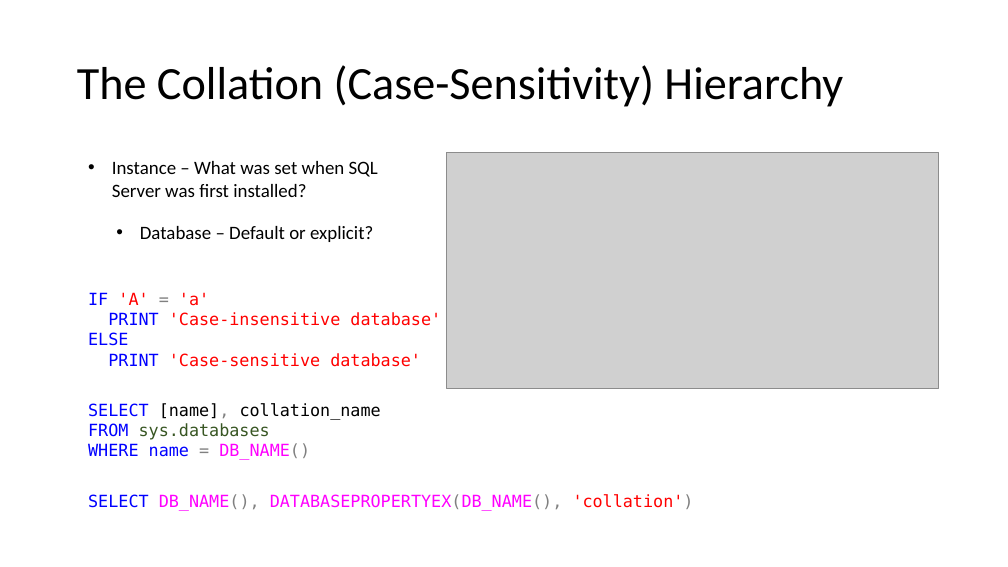
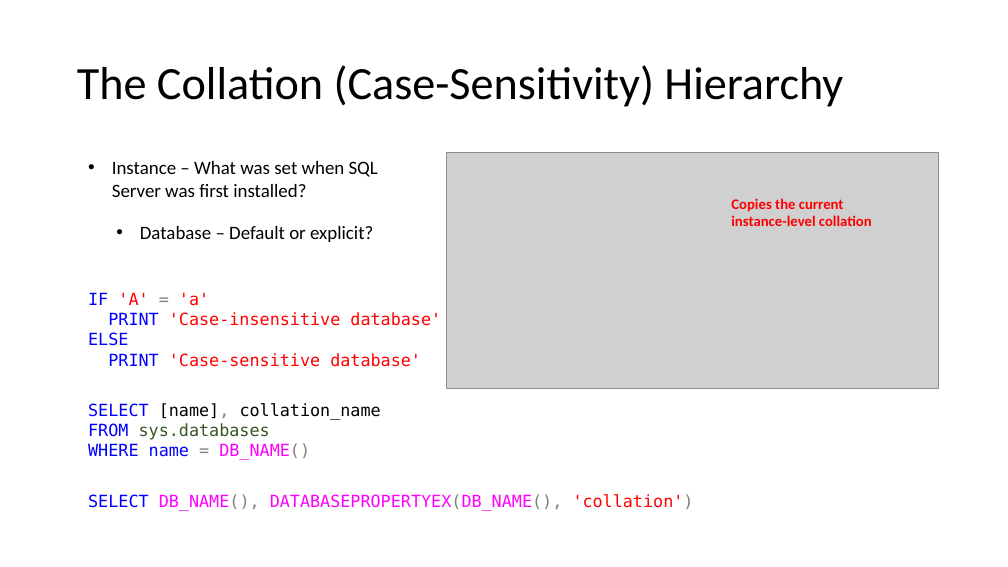
Before and after one commit to jbfoushee/MyPresentations, a slide deck: slide 14 of TSQL_LIKE_Operator/TSQL LIKE.pptx. Drawn at 1008x567 pixels with LibreOffice and Linux fonts; fonts in the diff are those of the drawing; grey boxes stand for pictures. Boxes give left, top, right and bottom in pixels: in the first picture for what was removed or moved away, otherwise in the second. Text is boxed around its words. In the diff, an @@ line names an element or a change of style, - is before the commit and + after.

```diff
--- a/TSQL_LIKE_Operator/TSQL LIKE.pptx
+++ b/TSQL_LIKE_Operator/TSQL LIKE.pptx
@@ text added at (731,198,872,226), 14 pt, text #FF0000, bold @@
+Copies the current instance-level collation
```
Also in this commit, not shown: 10 other slides changed, 3 slides removed, 5 other files.
